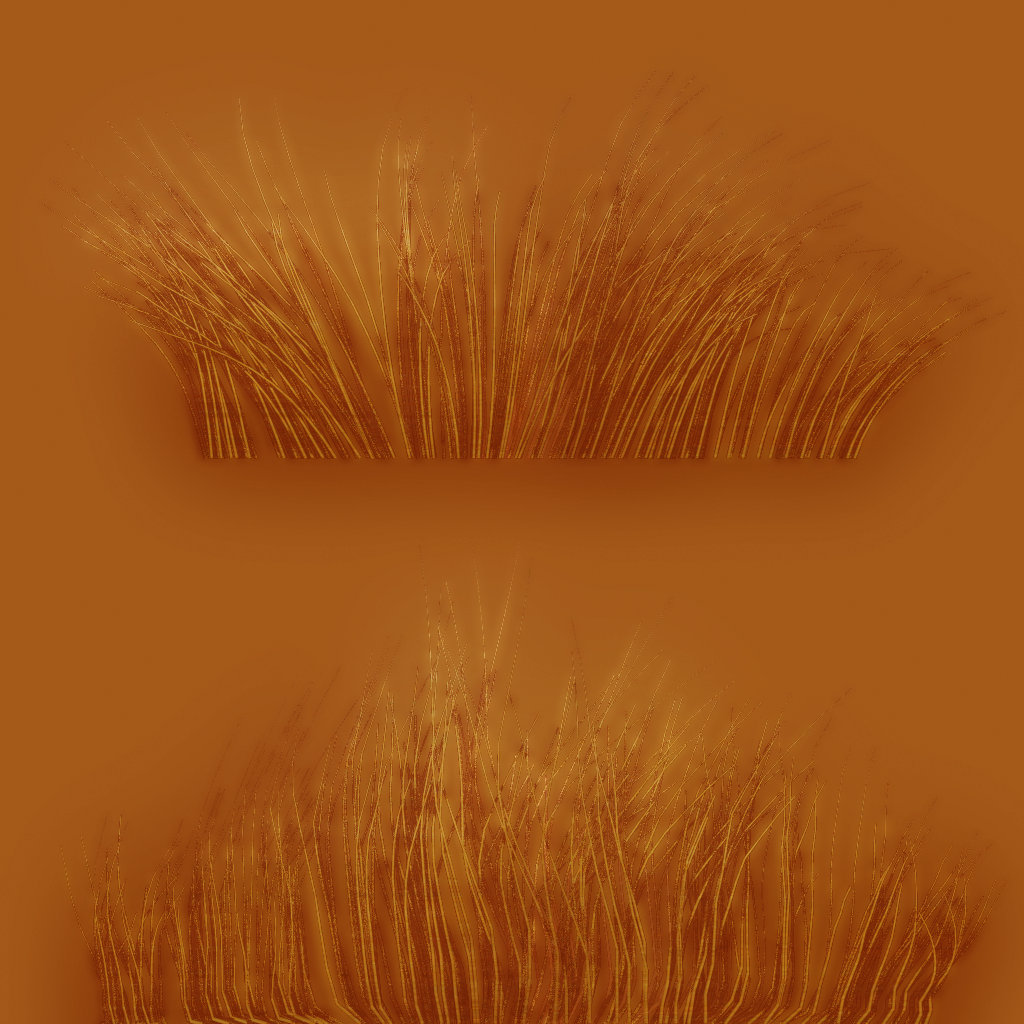
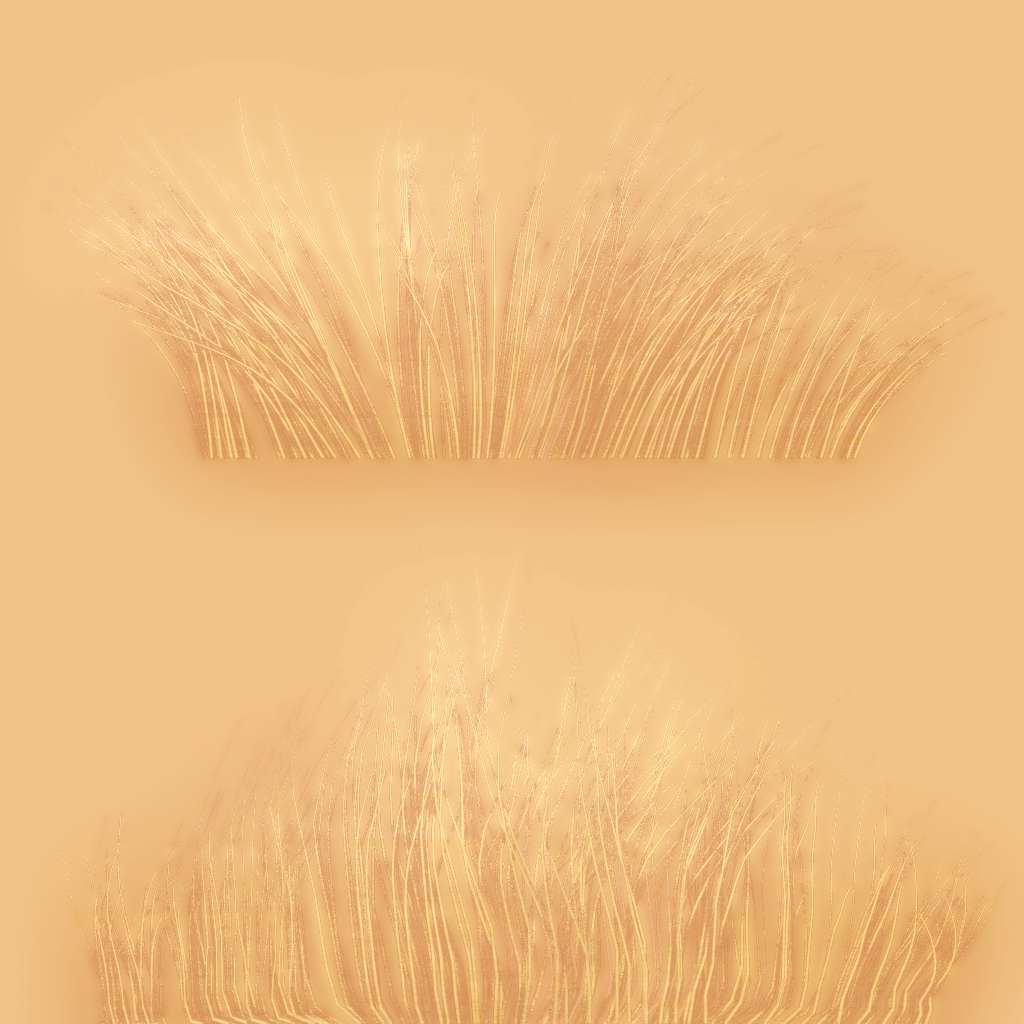
Layered file, before and after one edit (1024×1024). Changes by layer:
pixels changed over [0, 0, 1024, 1024] (layer not identified)